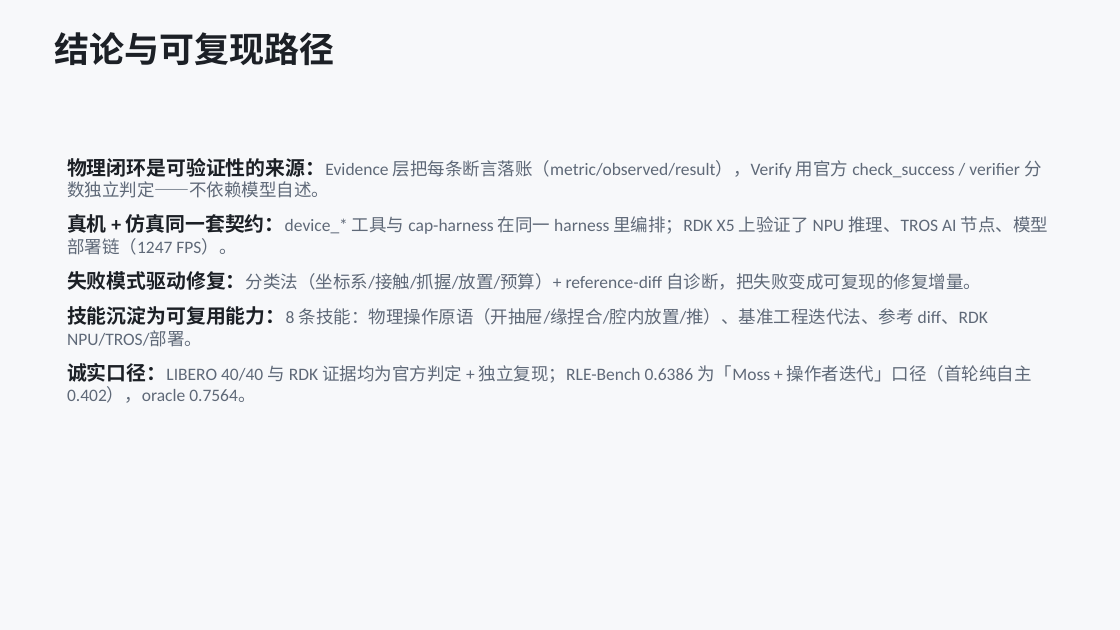
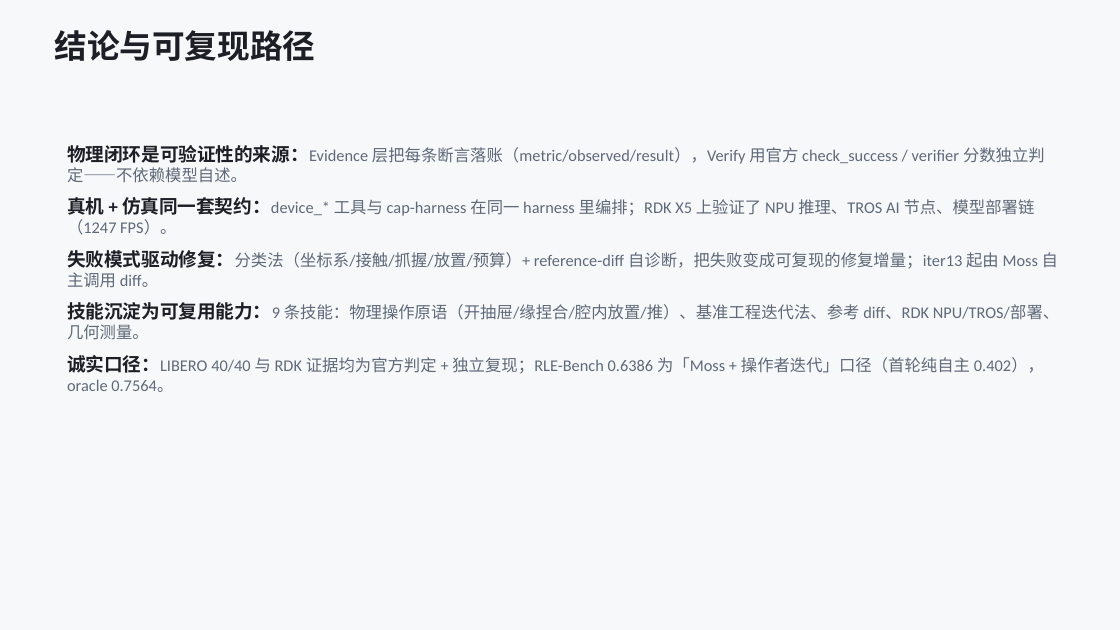
Before and after one commit to D-Robotics/moss, a slide deck: slide 10 of docs/ppt/moss-physical-closed-loop.pptx (slide 7 before the commit). Drawn at 1120x630 pixels with LibreOffice and Linux fonts; fonts in the diff are those of the drawing. Boxes give left, top, right and bottom in pixels: in the first picture for what was removed or moved away, otherwise in the second. Text is boxed around its words. In the diff, an @@ line names an element or a change of style, - is before the commit and + after.

```diff
--- a/docs/ppt/moss-physical-closed-loop.pptx
+++ b/docs/ppt/moss-physical-closed-loop.pptx
@@ text "结论与可复现路径" at box(54, 30, 315, 61): size 30 to 28 pt @@
@@ text "物理闭环是可验证性的来源：Evidence 层把每条断言落账（metric/observed/result），Verif ...": place and size @@
-text "物理闭环是可验证性的来源：Evidence 层把每条断言落账（metric/observed/result），Verif ..." at box(67, 158, 1048, 403)
+text "物理闭环是可验证性的来源：Evidence 层把每条断言落账（metric/observed/result），Verif ..." at box(67, 145, 1059, 392)
@@ text at box(67, 145, 1045, 392): size 17 to 16 pt in "物理闭环是可验证性的来源：Evidence", "真机 + 仿真同一套契约：device_*", "诚实口径：LIBERO"; size 15 to 14 pt in "物理闭环是可验证性的来源：Evidence 层把每条断言落账（metric/observed/result），Verif ...", "仿真同一套契约：device_* 工具与 cap-harness 在同一 harness 里编排；RDK X5 ...", "诚实口径：LIBERO 40/40 与 RDK 证据均为官方判定 + 独立复现；RLE-Bench ..."; less space between paragraphs @@
@@ text at box(67, 250, 1059, 340): text changed; size 15 to 14 pt @@
-失败模式驱动修复：分类法（坐标系/接触/抓握/放置/预算）+ reference-diff 自诊断，把失败变成可复现的修复增量。
-技能沉淀为可复用能力：8 条技能：物理操作原语（开抽屉/缘捏合/腔内放置/推）、基准工程迭代法、参考 diff、RDK NPU/TROS/部署。
+失败模式驱动修复：分类法（坐标系/接触/抓握/放置/预算）+ reference-diff 自诊断，把失败变成可复现的修复增量；iter13 起由 Moss 自主调用 diff。
+技能沉淀为可复用能力：9 条技能：物理操作原语（开抽屉/缘捏合/腔内放置/推）、基准工程迭代法、参考 diff、RDK NPU/TROS/部署、几何测量。
```
Also in this commit, not shown: 6 other slides changed, 3 slides added, 12 other files.
